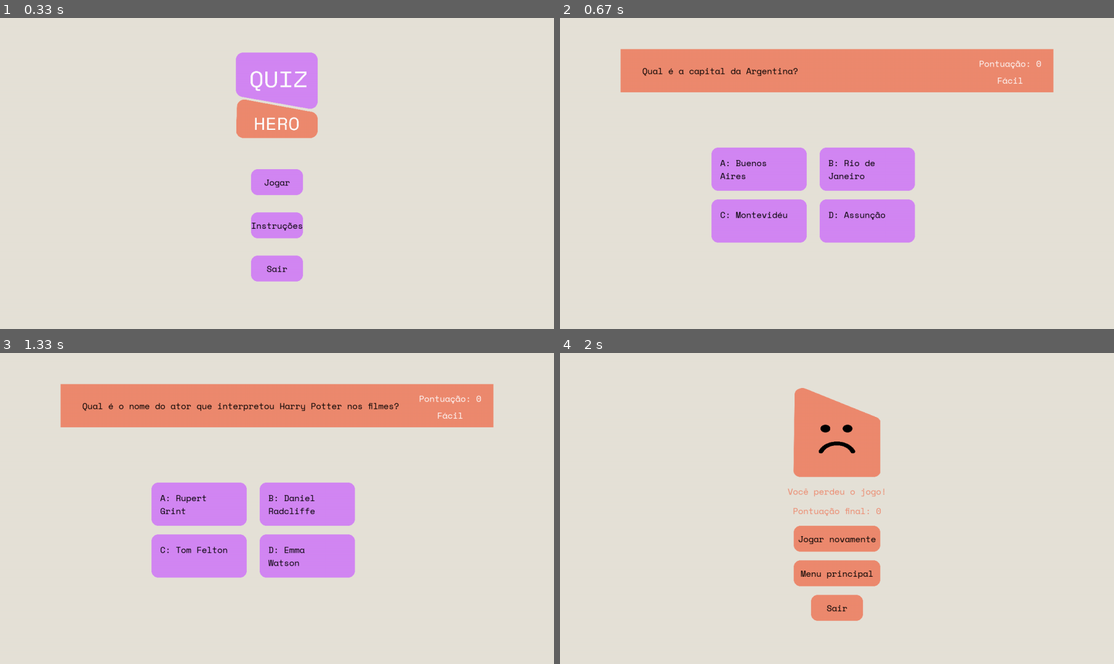
Above: before the commit, frames 1-4 (two rows, left to right).
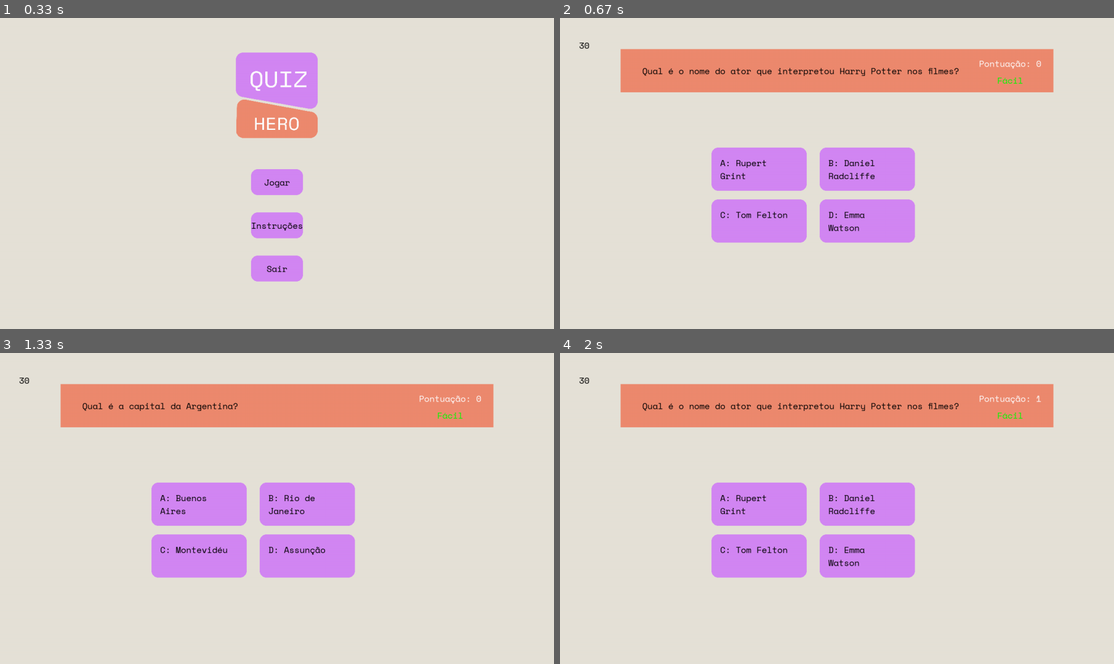
Above: after the commit, the same moments.

Repository: insper-classroom/devlife-23-1-projeto-pygame-jonas-pelegrina-gabriel-mendes
Game: pygame game, started from game2/jogo.py
The game is run twice, just before and just after one commit, with the same random seed, the same clock (stepped at 60 frames per second) and the same inputs.
Inputs (mouse positions are in pixels of both pictures, inside the frame that each line leads up to):
- Up to frame 1 (0.33 s): no input
- Up to frame 2 (0.67 s): click (814, 185) at 0.38 s
- Up to frame 3 (1.33 s): click (343, 536) at 0.72 s; click "Jogar novamente" at 1.05 s
- Up to frame 4 (2 s): press the mouse at (903, 536) at 1.37 s; move the mouse to (942, 508) at 1.47 s; release the mouse at (981, 480) at 1.6 s; click (759, 505) at 1.72 s, where only the run after the commit has a clickable "A: Buenos"

Frame 1 is identical in both runs. In frame 2, 0.9% of the frame differs, in the area x 3-84%, y 7-69%; in frame 3, 0.9%; in frame 4, 24%, in the area x 3-90%, y 7-87%.

Commit message:
Código do jogo atualizado.

Diff:
--- a/game/perguntas_e_respostas.py
+++ b/game/perguntas_e_respostas.py
@@ -1,10 +1,6 @@
 # Perguntas geradas utilizando ChatGPT
 perguntas = [
           # Fáceis
-         {'titulo': 'Qual é a capital do Brasil?',
-          'nivel': 'Fácil',
-          'opcoes': {'A': 'Brasília', 'B': 'São Paulo', 'C': 'Rio de Janeiro', 'D': 'Belo Horizonte'},
-          'correta': 'A'},
          {'titulo': 'Qual o resultado da operação 5 + 5?',
           'nivel': 'Fácil',
           'opcoes': {'A': '10', 'B': '15', 'C': '20', 'D': '25'},
--- /dev/null
+++ b/game2/config.py
@@ -0,0 +1,26 @@
+from perguntas_e_respostas import *
+
+
+# Dados gerais do jogo.
+WIDTH = 1280 # Largura da tela
+HEIGHT = 720 # Altura da tela
+FPS = 60 # Frames por segundo
+
+#CORES
+LARANJA = (238, 138, 111)
+ROXO = (211, 135, 244)
+PRETO = (0, 0, 0)
+BRANCO = (255, 255, 255)
+BEGE_FUNDO = (230, 226, 216)
+VERDE = (0, 255, 0)
+AMARELO = (255, 255, 0)
+VERMELHO = (255, 0, 0)
+
+# Variáveis
+tela_de_inicio = True
+tela_de_instrucoes = False
+tela_fim_de_jogo = False
+tela_venceu_jogo = False
+inicio_jogo = False
+pontuacao = 0
+cor_nivel = 0
--- a/game2/funcoes.py
+++ b/game2/funcoes.py
@@ -1,10 +1,13 @@
 from pygame import *
 from random import *
+from perguntas_e_respostas import *
 from textwrap import *
+from config import *
 
-window = display.set_mode((1280, 720))
+window = display.set_mode((WIDTH, HEIGHT))
 
 def classifica_nivel (perguntas):
+    """Classifica as perguntas de acordo com o nível"""
     dicionario = {}
     for e in perguntas:
         for chaves, valores in e.items():
@@ -16,21 +19,24 @@
     return dicionario
 
 def sorteia_questao (dicionario, nivel):
+    """Sorteia uma questão de acordo com o nível"""
     questao = choice(dicionario[nivel])
     return questao
 
 def define_nivel (pontuacao):
-    if pontuacao < 5:
+    """Define o nível de acordo com a pontuação atual"""
+    if pontuacao < 10:
         nivel = 'Fácil'
-    elif 5 <= pontuacao < 10:
+    elif 10 <= pontuacao < 15:
         nivel = 'Médio'
-    elif pontuacao == 10:
+    elif 15 <= pontuacao < 18:
         nivel = 'Difícil'
     else:
         nivel = 'Ganhou'
     return nivel
 
 def questao_nivel (nivel, dicionario_classificado):
+    """Define a questão de acordo com o nível atual"""
     if nivel == 'Fácil':
         questao_sorteada = sorteia_questao (dicionario_classificado, 'Fácil')
     elif nivel == 'Médio':
@@ -39,7 +45,21 @@
         questao_sorteada = sorteia_questao (dicionario_classificado, 'Difícil')
     return questao_sorteada
 
+def define_cor_nivel (nivel):
+    """Define a cor do nível de acordo com o nível atual"""
+    if nivel == 'Fácil':
+        cor_nivel = VERDE
+    elif nivel == 'Médio':
+        cor_nivel = AMARELO
+    elif nivel == 'Difícil':
+        cor_nivel = VERMELHO
+    else:
+        cor_nivel = PRETO
+    return cor_nivel
+
+
 def timer_nivel (nivel):
+    """Define o tempo de resposta de acordo com o nível escolhido"""
     if nivel == 'Fácil':
         timer = 30
     elif nivel == 'Médio':
@@ -50,11 +70,13 @@
 
 
 def quebra_alternativa(txt, largura):
+    """Quebra uma string em várias linhas, para que caibam em um espaço"""
     lista = wrap(txt, largura,break_long_words=True)
     return '\n'.join(lista)
 
 
 def desenha_linhas_pygame(txt, fonte, cor, x, y):
+    """Desenha um texto em várias linhas, para que caibam em um espaço"""
     for linha in txt.splitlines():
         window.blit(fonte.render(linha, 1, cor), (x, y))
         y += fonte.get_height()
--- a/game2/perguntas_e_respostas.py
+++ b/game2/perguntas_e_respostas.py
@@ -1,4 +1,4 @@
-# Perguntas geradas utilizando ChatGPT
+# Banco de dados de perguntas e respostas (algumas das questões abaixo foram formuladas pelo ChatGPT)
 
 perguntas = [
           # Fáceis
--- a/game2/tela_de_inicio.py
+++ b/game2/tela_de_inicio.py
@@ -7,7 +7,6 @@
 # Classe da tela de início
 class TelaDeInicio:
     def __init__(self):
-
         # Carrega logo
         simbolo = image.load('assets/icon/logo.png')
         self.logo = transform.scale(simbolo, (201, 215))
@@ -36,7 +35,6 @@
         self.sair = self.fonte_jogo.render('Sair', True, (0, 0, 0))
 
     def desenha(self, window):
-
         # Desenha fundo
         window.fill((230,226,216))
 
--- a/game2/tela_de_instrucoes.py
+++ b/game2/tela_de_instrucoes.py
@@ -6,7 +6,6 @@
 # Classe da tela de instruções
 class TelaDeInstrucoes:
     def __init__(self):
-
         # Carrega fonte
         self.fonte_jogo = font.Font ('assets/fonts/SpaceMono-Regular.ttf', 20)
 
@@ -42,7 +41,6 @@
 
 
     def desenha(self, window):
-
         # Desenha fundo
         window.fill((230, 226, 216))
 
--- a/game2/tela_de_jogo.py
+++ b/game2/tela_de_jogo.py
@@ -3,22 +3,24 @@
 from pygame import *
 from botoes import *
 from funcoes import *
+from assets import *
 
 # Classe da tela de instruções
 class TelaJogo:
     def __init__(self, perguntas):
+        # Carrega fonte
+        self.fonte_jogo = font.Font ('assets/fonts/SpaceMono-Regular.ttf', 20)
 
         # Timer do jogo
         self.timer, self.texto = 30, '30'.rjust(3)
         time.set_timer(USEREVENT, 1000)
 
-        # Carrega fonte
-        self.fonte_jogo = font.Font ('assets/fonts/SpaceMono-Regular.ttf', 20)
-
         # Sons e efeitos sonoros
-        self.success = mixer.Sound('assets/sons/success.mp3')
-        self.fail = mixer.Sound('assets/sons/fail.mp3')
-        self.win = mixer.Sound('assets/sons/win.mp3')
+        mixer.music.load('assets/sons/fundo.mp3')
+        mixer.music.play(-1)
+        self.success = success
+        self.fail = fail
+        self.win = win
 
         # Carrega perguntas
         self.dicionario_classificado = classifica_nivel(perguntas)
@@ -40,7 +42,6 @@
         self.sorteia_pergunta()
 
     def desenha(self, window):
-
         # Desenha fundo na tela
         window.fill((230, 226, 216))
 
@@ -48,7 +49,7 @@
         draw.rect(window, (238, 138, 111), (1280/2 - 500, 720/10, 1000, 100))
 
         # Desenha título da questão na tela
-        window.blit (self.titulo, (1280/2 - 450, 720/10 - self.titulo.get_height()/2 + 50))
+        window.blit(self.titulo, (1280/2 - 450, 720/10 - self.titulo.get_height()/2 + 50))
 
         # Desenha botões na tela
         for botao in self.botoes_jogo:
@@ -60,18 +61,24 @@
                 desenha_linhas_pygame(linhas, self.fonte_jogo, (0, 0, 0), self.posicao[txt][0], self.posicao[txt][1])
 
         # Desenha a pontuação na tela
-        window.blit (self.pontuacao_do_jogador, (1280/2 - self.pontuacao_do_jogador.get_width()/2 + 400, 720/6 - self.pontuacao_do_jogador.get_height()))
+        window.blit(self.pontuacao_do_jogador, (1280/2 - self.pontuacao_do_jogador.get_width()/2 + 400, 720/6 - self.pontuacao_do_jogador.get_height()))
 
         # Desenha o Texto/Dificuldade na tela
-        window.blit (self.nivel_atual, (1280/2 - self.nivel_atual.get_width()/2 + 400, 720/5 - self.nivel_atual.get_height()/2))
+        window.blit(self.nivel_atual, (1280/2 - self.nivel_atual.get_width()/2 + 400, 720/5 - self.nivel_atual.get_height()/2))
+
+        # Desenha o timer na tela
+        window.blit(self.fonte_jogo.render(self.texto, True, (0, 0, 0)), (32, 48))
 
         # Atualiza a tela
         display.update()
 
 
     def sorteia_pergunta(self):
+        # Nível de dificuldade atual
+        self.nivel = define_nivel(self.pontuacao)
+
         # Sorteia nova questão
-        self.questao_sorteada = sorteia_questao(self.dicionario_classificado, 'Fácil')
+        self.questao_sorteada = questao_nivel(self.nivel, self.dicionario_classificado)
 
         # Atualiza título da questão
         self.titulo = self.fonte_jogo.render(self.questao_sorteada['titulo'], True, (0, 0, 0))
@@ -85,24 +92,33 @@
         # Atualiza a pontuação
         self.pontuacao_do_jogador = self.fonte_jogo.render("Pontuação: " + str(self.pontuacao), True, (255, 255, 255))
 
+        # Cor do nível de dificuldade atual
+        self.cor_nivel = define_cor_nivel(self.nivel)
+
         # Atualiza o Texto/Dificuldade na tela
-        self.nivel_atual = self.fonte_jogo.render(self.questao_sorteada['nivel'], True, (255, 255, 255))
+        self.nivel_atual = self.fonte_jogo.render(self.nivel, True, (self.cor_nivel))
 
         # Atualiza a resposta correta
         self.resposta = self.questao_sorteada['correta']
 
-        # Atualiza o nível da questão
-        self.nivel = self.questao_sorteada['nivel']
-
         # Atualiza o índice da questão atual no banco de questão
         self.indice = (self.dicionario_classificado[self.nivel].index(self.questao_sorteada))
-
 
     def atualiza(self):
         # Checa eventos
         for evento in event.get():
             if evento.type == QUIT:
                 return 'sair'
+
+            elif evento.type == USEREVENT:
+                self.timer -= 1
+                self.texto = str(self.timer).rjust(3)
+                if self.timer == 0:
+                    mixer.music.pause()
+                    self.fail.play()
+                    return 'game_over'
+
+
             elif evento.type == MOUSEBUTTONUP:
                 if evento.button == 1:
                     for resposta, botao in [('A', self.botao_a), ('B', self.botao_b), ('C', self.botao_c), ('D', self.botao_d)]:
@@ -115,14 +131,27 @@
                                 # Retira questão do dicionário
                                 del (self.dicionario_classificado[self.nivel][self.indice])
 
-                                # Sorteia nova questão
-                                self.sorteia_pergunta()
+                                # Define o nível de dificuldade
+                                self.nivel = define_nivel(self.pontuacao)
 
+                                # Verifica se o jogador ganhou
+                                if self.nivel == 'Ganhou':
+                                    mixer.music.pause()
+                                    self.win.play()
+                                    return 'venceu'
+
+                                # Se não, sorteia nova questão
+                                else:
+                                    self.timer_texto = str(timer_nivel(self.nivel))
+                                    self.timer, self.texto = timer_nivel(self.nivel), self.timer_texto.rjust(3)
+                                    time.set_timer(USEREVENT, 1000)
+
+                                    # Sorteia nova questão
+                                    self.sorteia_pergunta()
+
+                            # Se o jogador errar
                             else:
+                                mixer.music.pause()
                                 self.fail.play()
                                 return 'game_over'
-
-
-
-
         return self
--- a/game2/tela_fim_de_jogo.py
+++ b/game2/tela_fim_de_jogo.py
@@ -7,7 +7,6 @@
 # Classe da tela de início
 class TelaFimDeJogo:
     def __init__(self):
-
         # Carrega logo de derrota
         perdeu = image.load('assets/img/perdeu.png')
         self.perdeu = transform.scale(perdeu, (201, 215))
@@ -56,7 +55,6 @@
         for botao in self.botoes:
             botao.desenha(window, False)
 
-
         # Desenha textos do botões
         window.blit(self.jogar_novamente, (1280/2 - self.jogar_novamente.get_width()/2, 720/2 - self.jogar_novamente.get_height()/2 + 70))
         window.blit(self.menu_principal, (1280/2 - self.menu_principal.get_width()/2, 720/2 - self.menu_principal.get_height()/2 + 150))
--- a/game2/tela_venceu_jogo.py
+++ b/game2/tela_venceu_jogo.py
@@ -7,7 +7,6 @@
 # Classe da tela de início
 class TelaVenceuJogo:
     def __init__(self):
-
         # Carrega logo de vitória
         ganhou = image.load('assets/img/ganhou.png')
         self.ganhou = transform.scale(ganhou, (201, 215))
@@ -43,7 +42,6 @@
 
 
     def desenha(self, window):
-
         # Desenha fundo na tela
         window.fill((230, 226, 216))
 
@@ -55,7 +53,6 @@
         # Desenha botões
         for botao in self.botoes:
             botao.desenha(window, False)
-
 
         # Desenha textos do botões
         window.blit(self.jogar_novamente, (1280/2 - self.jogar_novamente.get_width()/2, 720/2 - self.jogar_novamente.get_height()/2 + 70))
